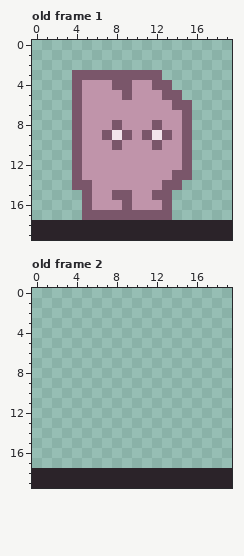
Pixel-art file, stored at assets/player/player.aseprite. Above is the file before it was changed.
20x20 pixels, 35 frames. Shown: old frame 1, old frame 2. The commit also changed other frames, which this record leaves out.
The result:
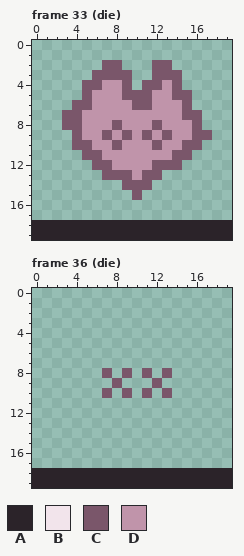
Palette (. is transparent): A #2b2329  B #f2e4eb  C #7a566a  D #c094aa
A new or re-ordered frame is compared with the old frame closest to it.
What changed:
frames 35 -> 39
Frame 33 (die) is new; against old frame 1, layers "eyes", "body":
The edit adds colour C in row 2 at x 7 to 8 and 12 to 13; in row 3 at x 13 to 14; in row 4 at x 14; in row 5 at x 15; in rows 7 to 8 at x 3 and 16; in row 9 at x 16 to 17.
The edit adds colour C in row 10 at x 16.
Colour D gives way to colour C in row 4 at x 5 to 6 and 11; in rows 5 to 6 at x 5 and 10 to 11; in row 10 at x 5; in row 11 at x 5 to 6 and 14; in row 12 at x 6 to 7 and 12 to 14; in row 13 at x 7 to 9 and 11 to 12.
Colour D gives way to colour C in row 14 at x 9 to 11; in row 15 at x 10.
Colour B gives way to colour D in row 9 at x 8 and 12.
Colour C gives way to colour D in row 4 at x 8 and 13; in row 5 at x 13; in row 6 at x 14; in rows 8 to 9 at x 15.
The author cleared colour C in row 3 at x 4 to 5 and 10 to 11; in rows 4 to 5 at x 4; in row 11 at x 4; in row 12 at x 4 and 15; in row 13 at x 4 and 14 to 15; in row 14 at x 4 to 5 and 13 to 14.
The author cleared colour C in row 15 at x 5, 8 to 9 and 12 to 13; in row 16 at x 5, 9 and 13; in row 17 at x 5 to 13.
The author cleared colour D in row 4 at x 10; in row 12 at x 5; in row 13 at x 5 to 6 and 13; in row 14 at x 6 to 8 and 12; in row 15 at x 6 to 7 and 11; in row 16 at x 6 to 8 and 10 to 12.
Frame 36 (die) is new; against old frame 2, layer "eyes":
The edit adds colour C in row 8 at x 7, 9, 11 and 13; in row 9 at x 8 and 12; in row 10 at x 7, 9, 11 and 13.
